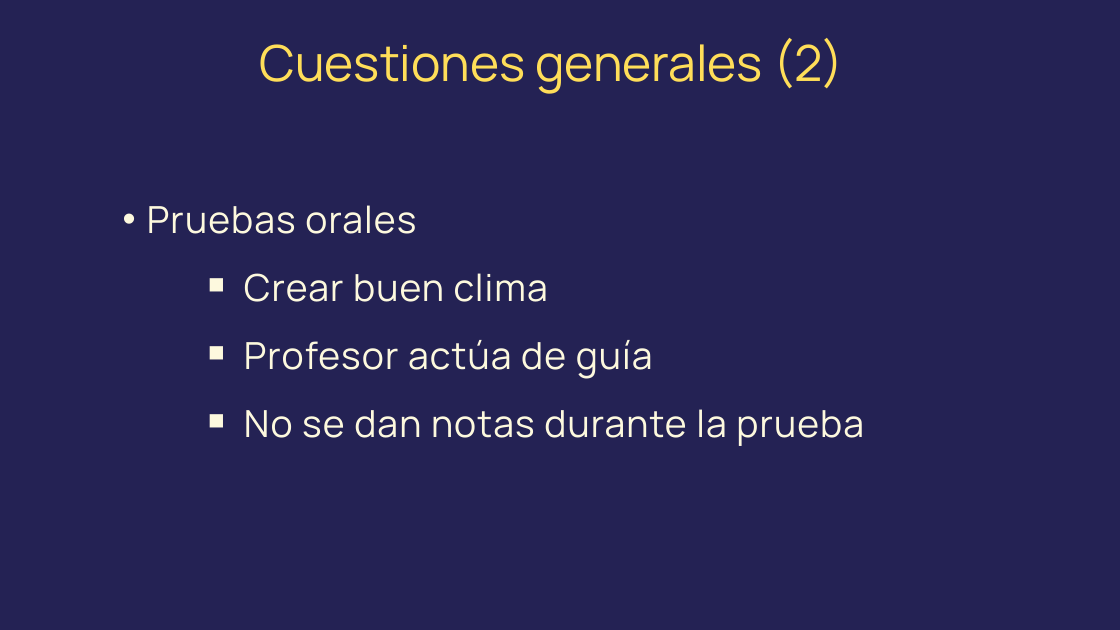
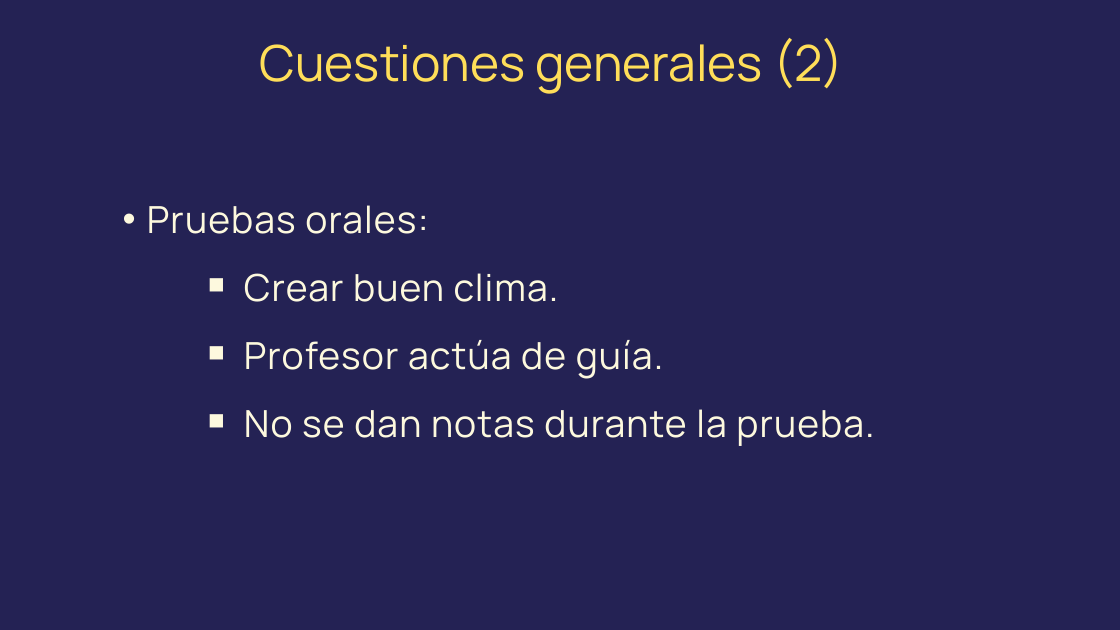
Before and after one commit to sergarb1/PresentacionEvaluarDesdeCasa, a slide deck: slide 6 of Evaluar alumnos desde casa.odp. Drawn at 1120x630 pixels with LibreOffice and Linux fonts; fonts in the diff are those of the drawing. Boxes give left, top, right and bottom in pixels: in the first picture for what was removed or moved away, otherwise in the second. Text is boxed around its words. In the diff, an @@ line names an element or a change of style, - is before the commit and + after.

```diff
--- a/Evaluar alumnos desde casa.odp
+++ b/Evaluar alumnos desde casa.odp
@@ text at (x1=147, y1=205, x2=874, y2=446): text changed @@
-  • Pruebas orales
-      ￭ Crear buen clima
-      ￭ Profesor actúa de guía
-      ￭ No se dan notas durante la prueba
+  • Pruebas orales:
+      ￭ Crear buen clima.
+      ￭ Profesor actúa de guía.
+      ￭ No se dan notas durante la prueba.
```
Also in this commit, not shown: 17 other slides changed, 1 other file.
